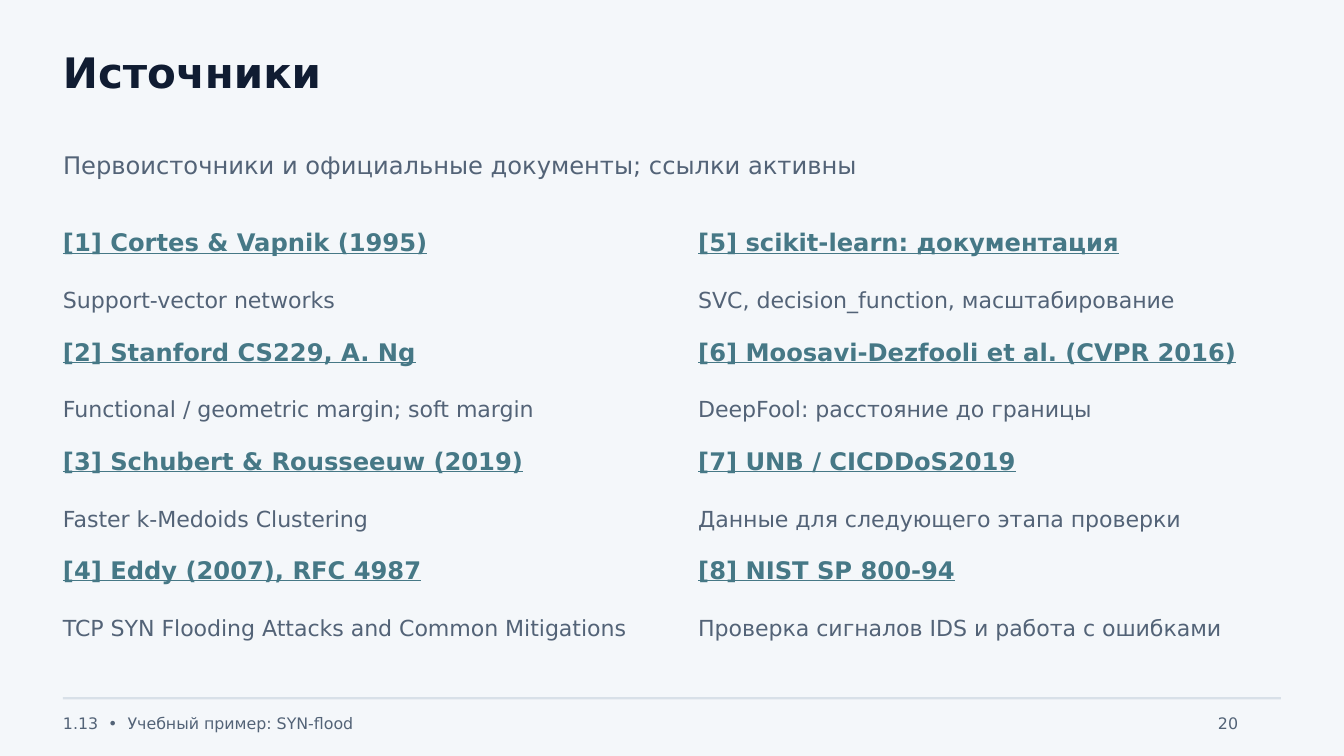
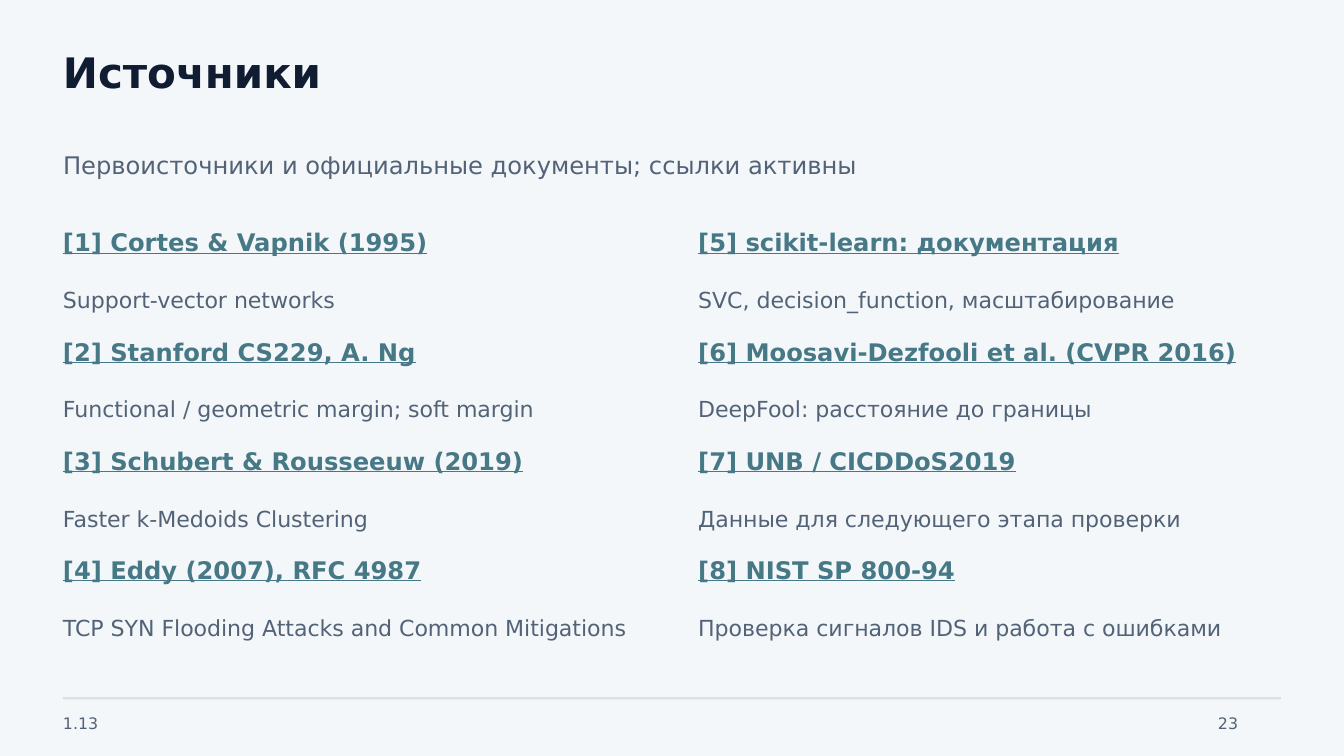
Before and after one commit to johnnilson664-sys/gis, a slide deck: slide 23 of presentations/1.13-etalony-otstupy/Etalony_otstupy_SYN_flood.pptx (slide 20 before the commit). Drawn at 1344x756 pixels with LibreOffice and Linux fonts; fonts in the diff are those of the drawing. Boxes give left, top, right and bottom in pixels: in the first picture for what was removed or moved away, otherwise in the second. Text is boxed around its words. In the diff, an @@ line names an element or a change of style, - is before the commit and + after.

Commit message:
Rebuild topic 1.13 as theory followed by one continuous SYN-flood case

```diff
--- a/presentations/1.13-etalony-otstupy/Etalony_otstupy_SYN_flood.pptx
+++ b/presentations/1.13-etalony-otstupy/Etalony_otstupy_SYN_flood.pptx
@@ text at box(63, 717, 98, 729): text changed @@
-1.13 • Учебный пример: SYN-flood
+1.13
@@ text at box(1218, 717, 1238, 729): text changed @@
-20
+23
```
Also in this commit, not shown: 22 slides added, 19 slides removed, 7 other files.
